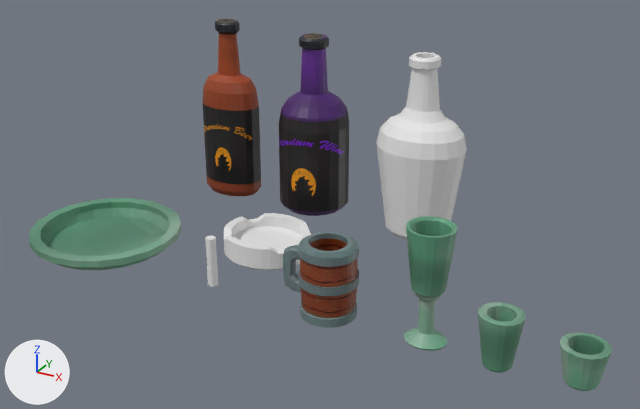
Two versions of the FBX model Assets/Models/Props/Bootle3/Bootle1.fbx, one commit apart.
Rendered twice from a 50 mm camera at (0.681, -1.272, 0.854) aimed at (-0.097, 0.142, 0.146). Lighting does not change. The marker at lower left points along +X, +Y and +Z.

In view in the first picture: 'Bigcup', 'Cerveja', 'Cigarro', 'Cup', 'Cup2', 'Cup3', 'Garrafa_Vazia', 'PortaCigarro', 'Prato', 'Vinho'.
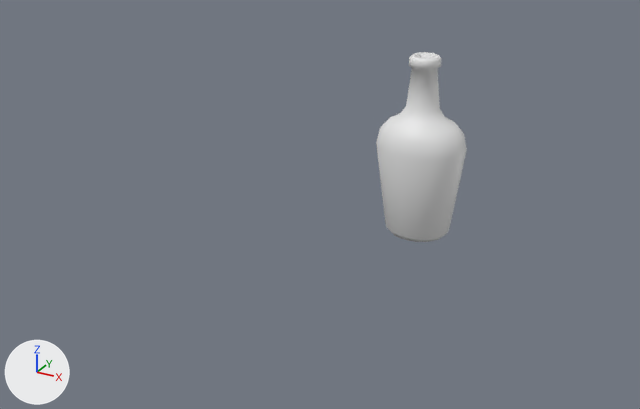
The newer file is also turned or shifted as a whole; pictures and numbers use the older file's frame.

Pixel boxes [x1, y1, x2, y2] of what changed, in the pictures (640 x 409 px):
'Vinho', deleted: before [279, 33, 349, 216]
'Prato', deleted (green): before [29, 198, 181, 270]
'Cerveja', deleted: before [202, 19, 261, 197]
'Bigcup', deleted: before [283, 231, 359, 328]
'Cup2', deleted (green): before [404, 216, 458, 351]
'PortaCigarro', deleted: before [224, 213, 311, 271]
'Cup', deleted (green): before [478, 302, 526, 373]
'Cup3', deleted (green): before [560, 332, 612, 391]
'Cigarro', deleted: before [205, 236, 218, 287]
part 1 of me_cylinder_003, shading changed: [376, 52, 467, 240] in both

What changed in the scene script:
```text
Change me_cylinder_003:
    where me_cylinder_003.from_pydata(...)  # 260 vertices, 242 faces; spans x -0.086..0.11, y 0.31..0.47, z 0.01..0.405
    used by ob_garrafa_vazia; location = (0.0, 0.0, 0.0)
    me_cylinder_003 part 1: edges marked sharp go from 480 to 0
Remove ob_prato:
    ob_prato = bpy.data.objects.new('Prato', me_cylinder_010)
    ob_prato.location = (0.0, 0.0, 0.0)
Remove ob_cerveja:
    ob_cerveja = bpy.data.objects.new('Cerveja', me_cylinder_007)
    ob_cerveja.location = (0.0, 0.0, 0.0)
Remove ob_portacigarro:
    ob_portacigarro = bpy.data.objects.new('PortaCigarro', me_cylinder)
    ob_portacigarro.location = (0.0, 0.0, 0.0)
Remove ob_cup3:
    ob_cup3 = bpy.data.objects.new('Cup3', me_cylinder_008)
    ob_cup3.location = (0.0, 0.0, 0.0)
Remove ob_cup2:
    ob_cup2 = bpy.data.objects.new('Cup2', me_cylinder_004)
    ob_cup2.location = (0.0, 0.0, 0.0)
Remove ob_cup:
    ob_cup = bpy.data.objects.new('Cup', me_cylinder_009)
    ob_cup.location = (0.0, 0.0, 0.0)
Remove ob_cigarro:
    ob_cigarro = bpy.data.objects.new('Cigarro', me_cylinder_011)
    ob_cigarro.location = (0.0, 0.0, 0.0)
Remove ob_bigcup:
    ob_bigcup = bpy.data.objects.new('Bigcup', me_cylinder_001)
    ob_bigcup.location = (0.0, 0.0, 0.0)
Remove ob_vinho:
    ob_vinho = bpy.data.objects.new('Vinho', me_cylinder_002)
    ob_vinho.location = (0.0, 0.0, 0.0)
```
